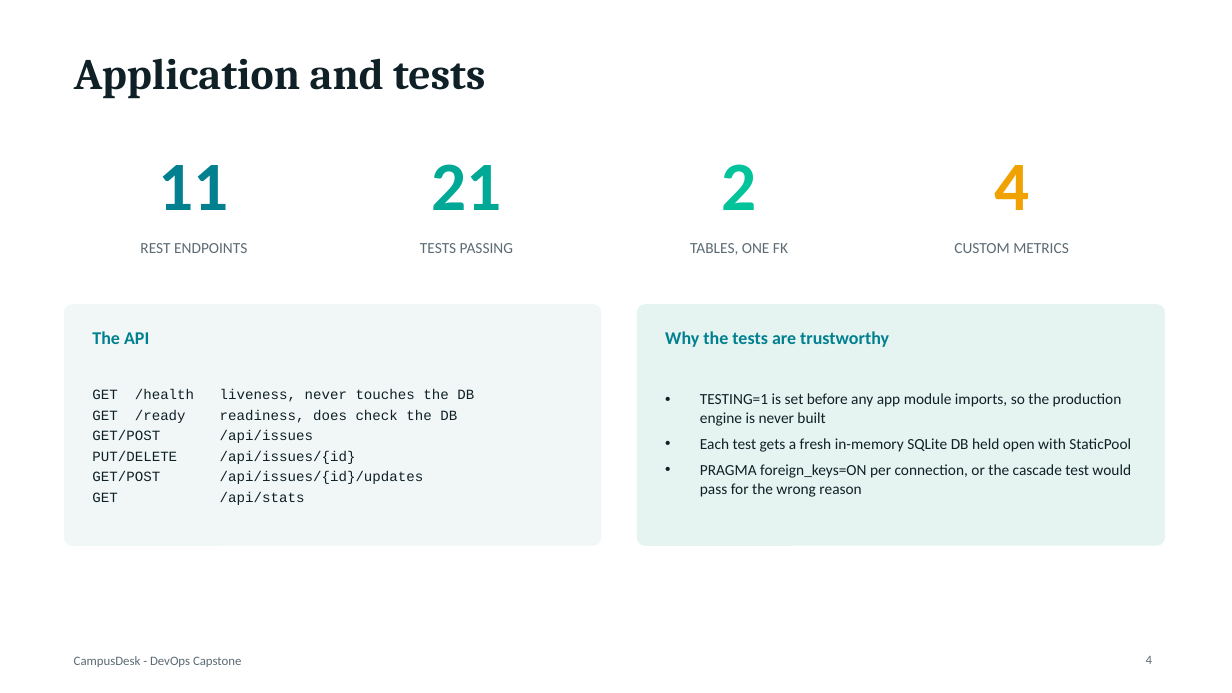
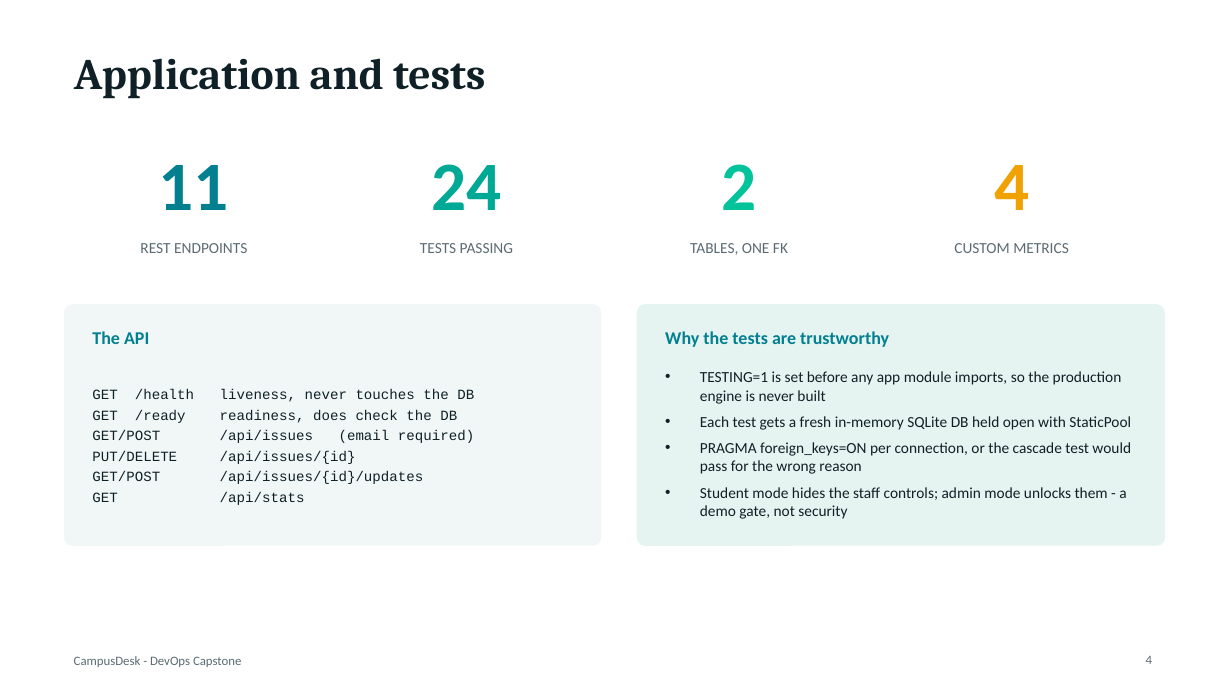
Before and after one commit to lakshay776/DevOpsAssignment, a slide deck: slide 4 of session21-devops-capstone-final/CampusDesk-Capstone.pptx. Drawn at 1232x693 pixels with LibreOffice and Linux fonts; fonts in the diff are those of the drawing. Boxes give left, top, right and bottom in pixels: in the first picture for what was removed or moved away, otherwise in the second. Text is boxed around its words. In the diff, an @@ line names an element or a change of style, - is before the commit and + after.

```diff
--- a/session21-devops-capstone-final/CampusDesk-Capstone.pptx
+++ b/session21-devops-capstone-final/CampusDesk-Capstone.pptx
@@ text at (x1=431, y1=164, x2=501, y2=210): text changed @@
-21
+24
@@ text at (x1=220, y1=430, x2=474, y2=443): text changed @@
-GET/POST /api/issues
+GET/POST /api/issues (email required)
@@ text at (x1=700, y1=487, x2=1126, y2=519): paragraph added @@
+• Student mode hides the staff controls; admin mode unlocks them - a demo gate, not security
```
Also in this commit, not shown: 1 other slide changed, 13 other files.
